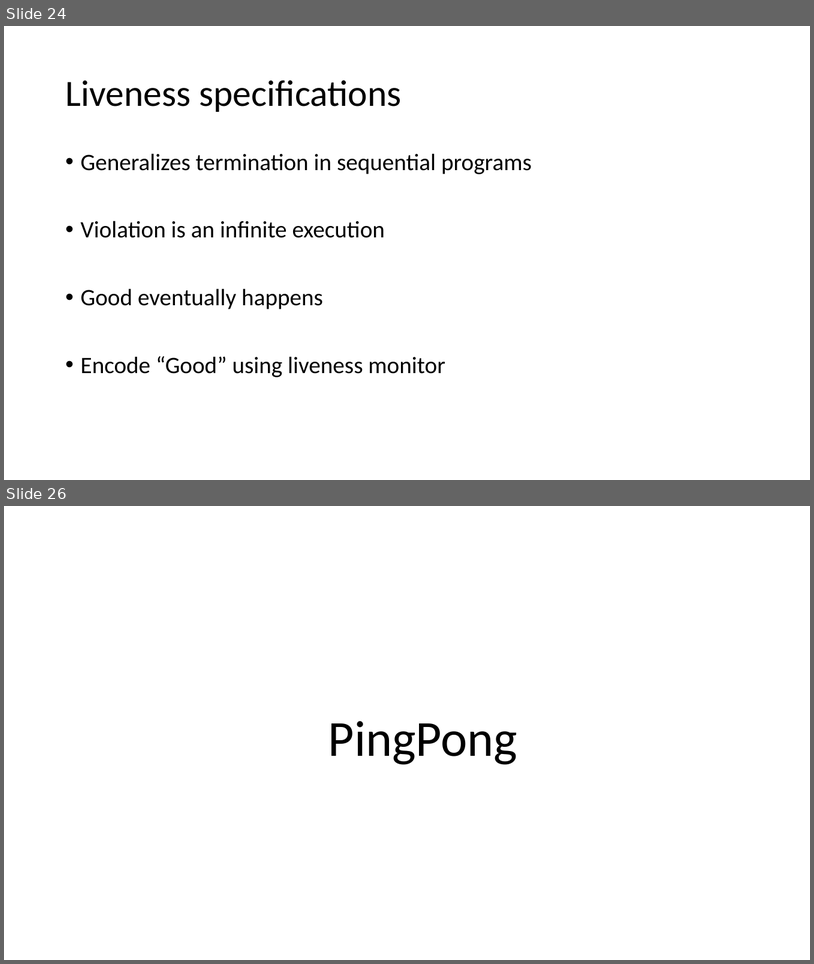
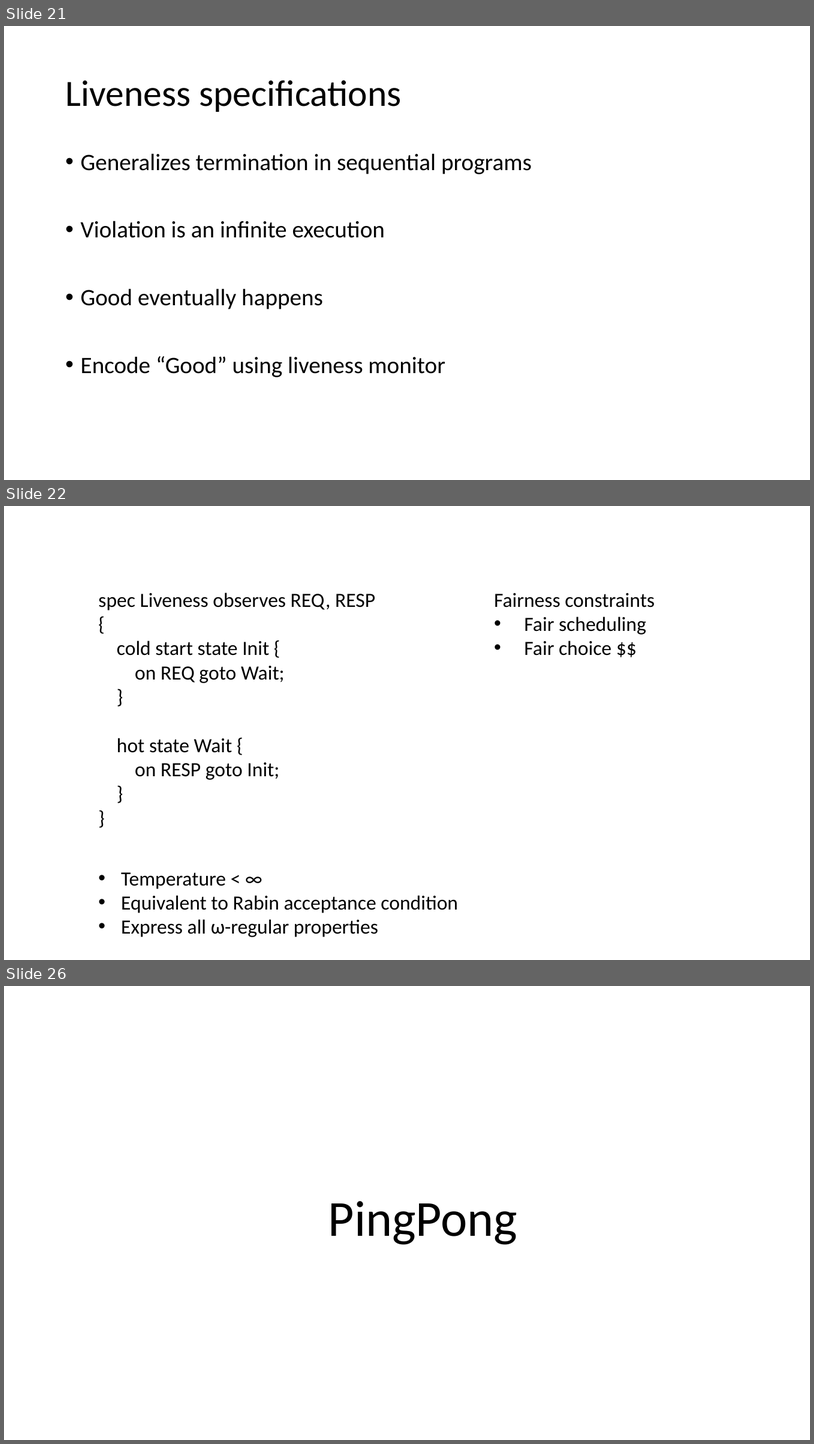
Before and after one commit to p-org/P, a slide deck: RVTutorial/P-tutorial-Part-1.pptx. Shown one above the other, each under a label of ours: slides 24 and 26 before the commit, slides 21, 22 and 26 after it; the slides between them are not shown. The pictures are 814x964 and 814x1444 pixels, drawn with LibreOffice and Linux fonts; fonts in the diff are those of the drawing. Boxes give left, top, right and bottom in pixels: in the first picture for what was removed or moved away, otherwise in the second. Text is boxed around its words. In the diff, an @@ line names an element or a change of style, - is before the commit and + after.

```diff
--- a/RVTutorial/P-tutorial-Part-1.pptx
+++ b/RVTutorial/P-tutorial-Part-1.pptx
@@ slide 22 added at bbox=[4, 506, 810, 960], background #FFFFFF @@
@@ text added at bbox=[98, 592, 375, 780], 24 pt, text #000000 @@
+spec Liveness observes REQ, RESP
+{
+cold start state Init {
+on REQ goto Wait;
+}
+hot state Wait {
+on RESP goto Init;
+}
+}
@@ text added at bbox=[494, 593, 655, 655], 24 pt, text #000000 @@
+Fairness constraints
+• Fair scheduling
+• Fair choice $$
@@ text added at bbox=[121, 872, 458, 937], 24 pt, text #000000 @@
+• Temperature < ∞
+• Equivalent to Rabin acceptance condition
+• Express all ω-regular properties
@@ what was slide 24 is now slide 21 @@
```
Also in this commit, not shown: 3 slides changed, 4 other slides added, 4 slides removed.
